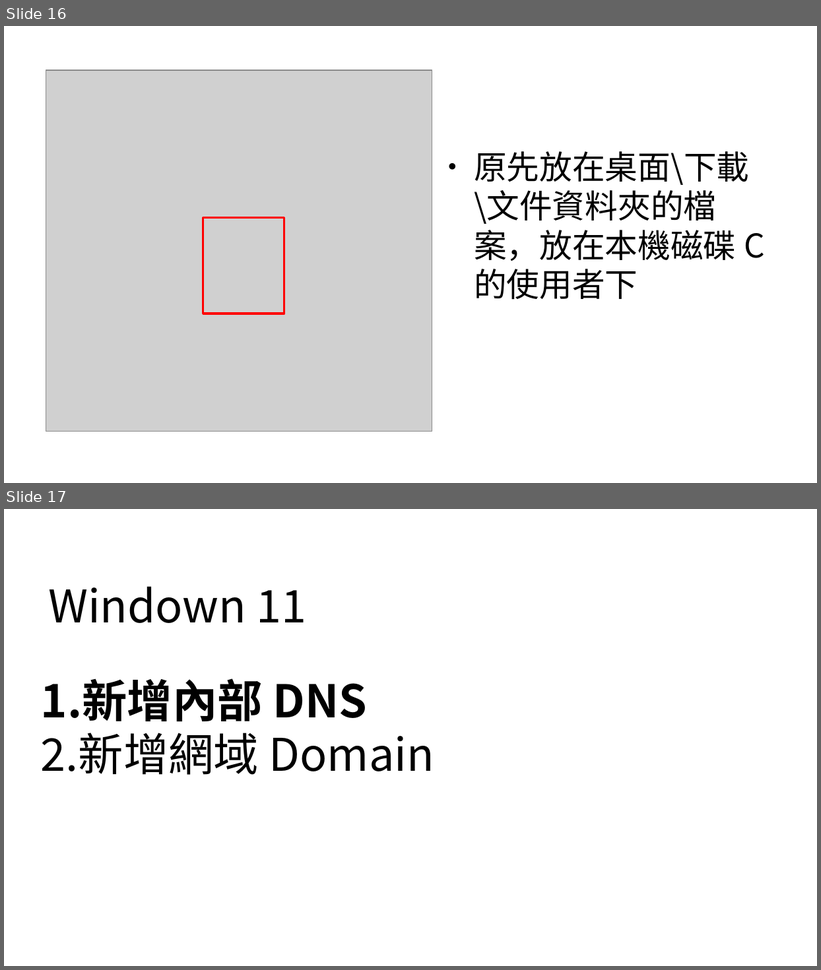
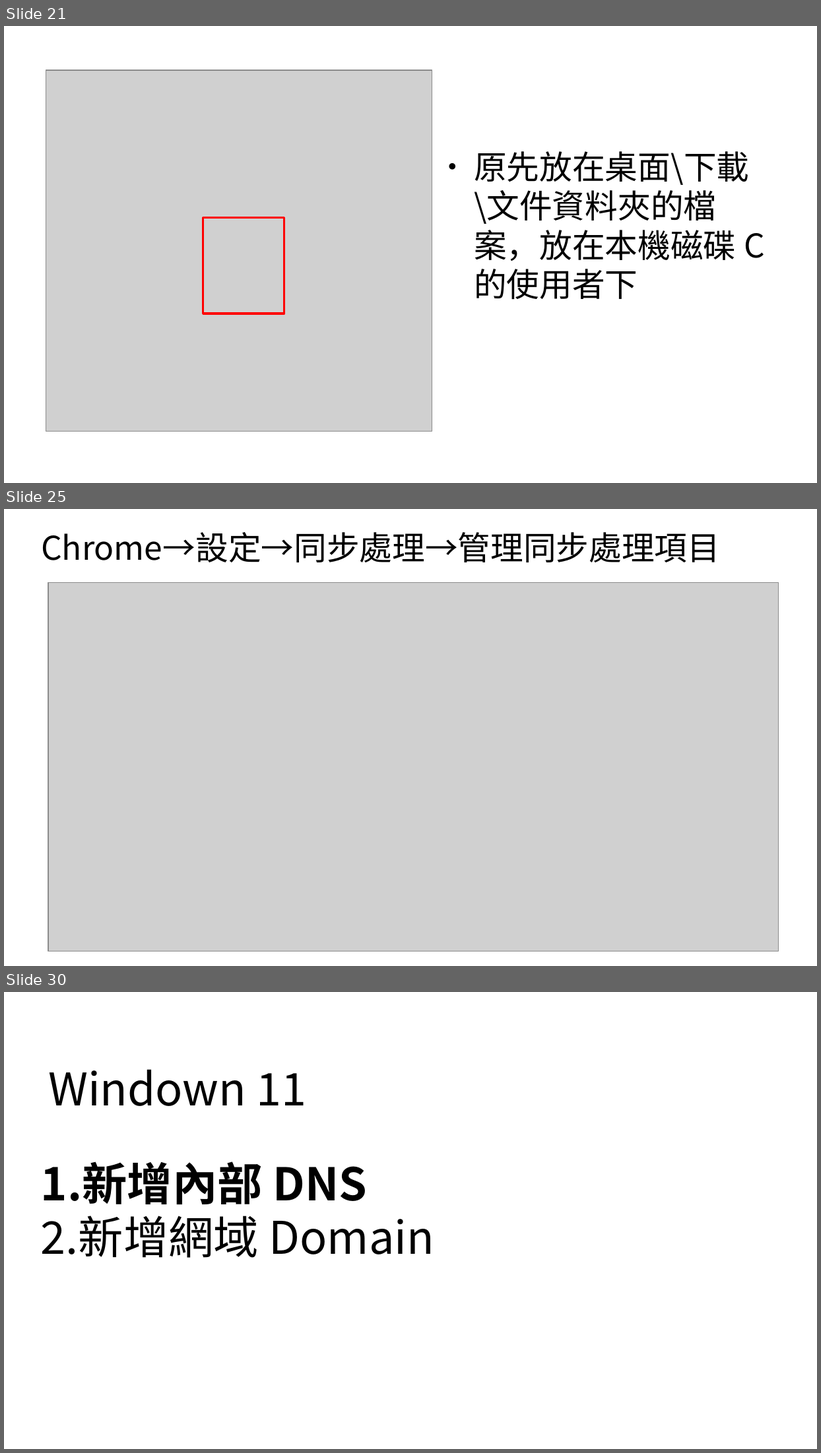
Before and after one commit to sealbook/125, a slide deck: DNS & domain.odp. Shown one above the other, each under a label of ours: slides 16 and 17 before the commit, slides 21, 25 and 30 after it; the slides between them are not shown. The pictures are 821x970 and 821x1453 pixels, drawn with LibreOffice and Linux fonts; fonts in the diff are those of the drawing; grey boxes stand for pictures. Boxes give left, top, right and bottom in pixels: in the first picture for what was removed or moved away, otherwise in the second. Text is boxed around its words. In the diff, an @@ line names an element or a change of style, - is before the commit and + after.

```diff
--- a/DNS & domain.odp
+++ b/DNS & domain.odp
@@ slide 25 added at bbox=[4, 509, 817, 966], background #FFFFFF @@
@@ title added at bbox=[41, 532, 720, 562], 32 pt, text #000000 @@
+Chrome→設定→同步處理→管理同步處理項目
@@ picture added at bbox=[48, 583, 779, 952] @@
@@ what was slide 16 is now slide 21 @@
@@ what was slide 17 is now slide 30 @@
```
Also in this commit, not shown: 10 slides changed, 12 other slides added, 2 other files.
